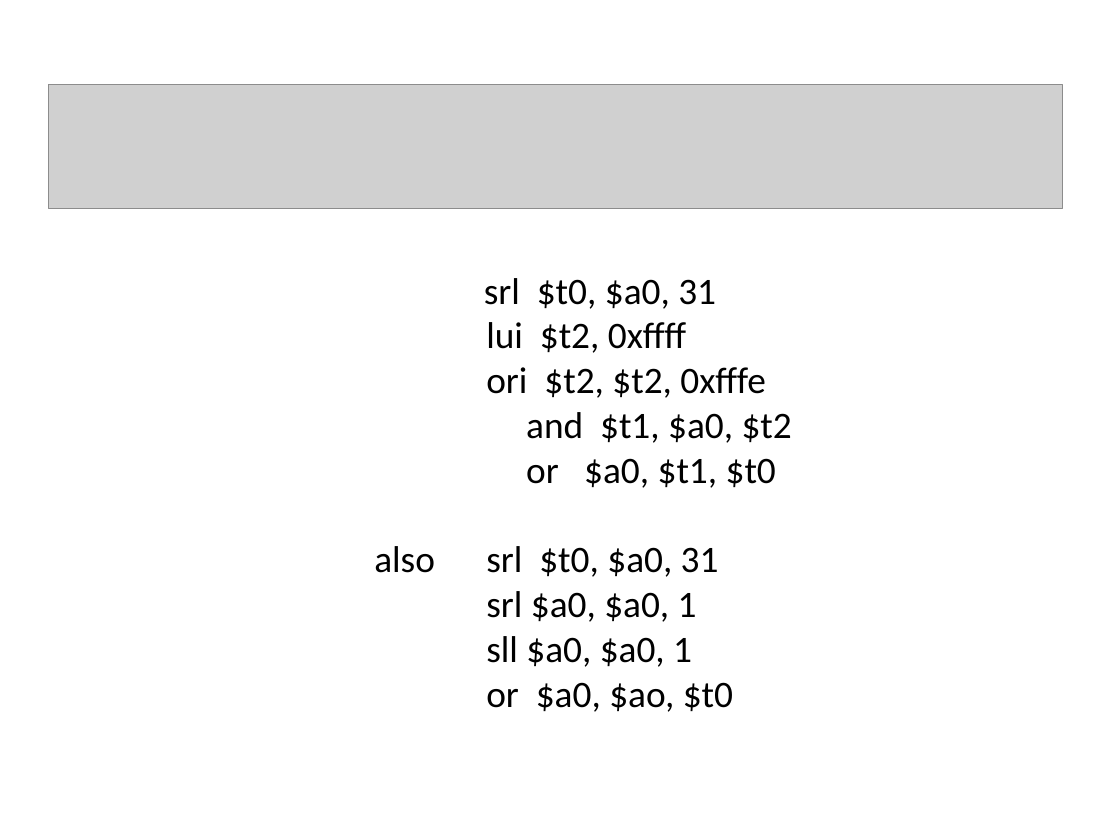
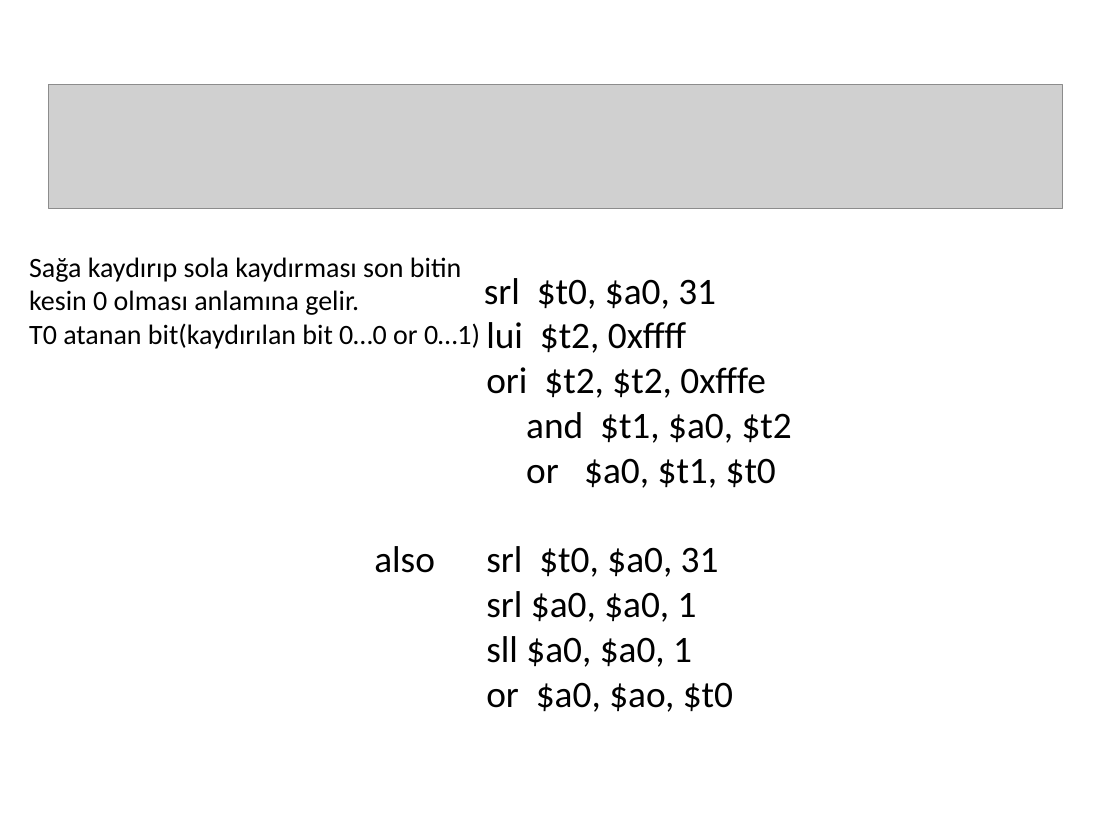
Before and after one commit to afozbek/2019-Bahar, a slide deck: slide 18 of Bilgisayar-Mimarisi-Slaytlar/Uygulama_1.pptx. Drawn at 1120x840 pixels with LibreOffice and Linux fonts; fonts in the diff are those of the drawing; grey boxes stand for pictures. Boxes give left, top, right and bottom in pixels: in the first picture for what was removed or moved away, otherwise in the second. Text is boxed around its words. In the diff, an @@ line names an element or a change of style, - is before the commit and + after.

```diff
--- a/Bilgisayar-Mimarisi-Slaytlar/Uygulama_1.pptx
+++ b/Bilgisayar-Mimarisi-Slaytlar/Uygulama_1.pptx
@@ text added at [29,257,480,349], 18 pt, text #000000 @@
+Sağa kaydırıp sola kaydırması son bitin
+kesin 0 olması anlamına gelir.
+T0 atanan bit(kaydırılan bit 0…0 or 0…1)
```
Also in this commit, not shown: 6 other slides changed, 2 slides added, 2 slides removed, 3 other files.
